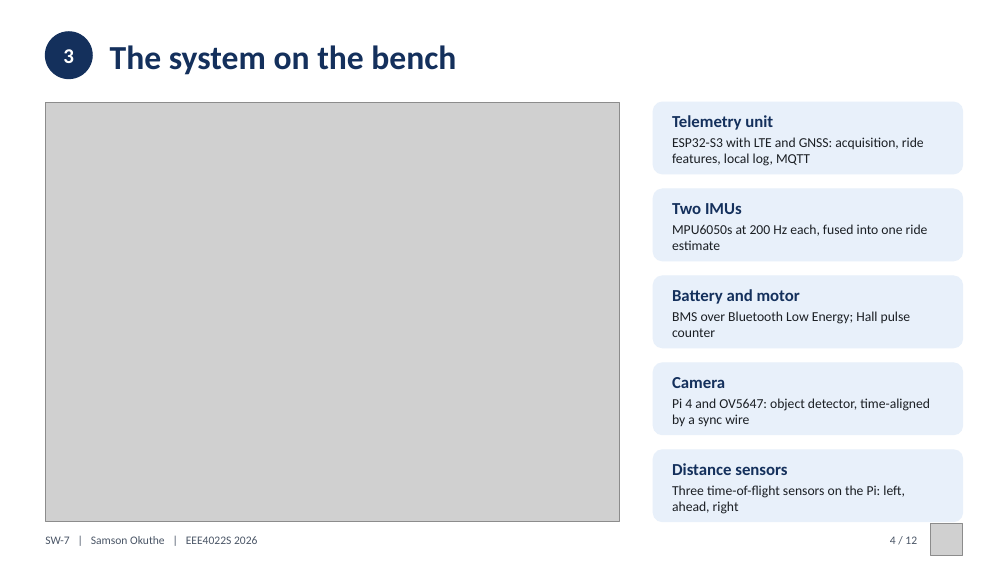
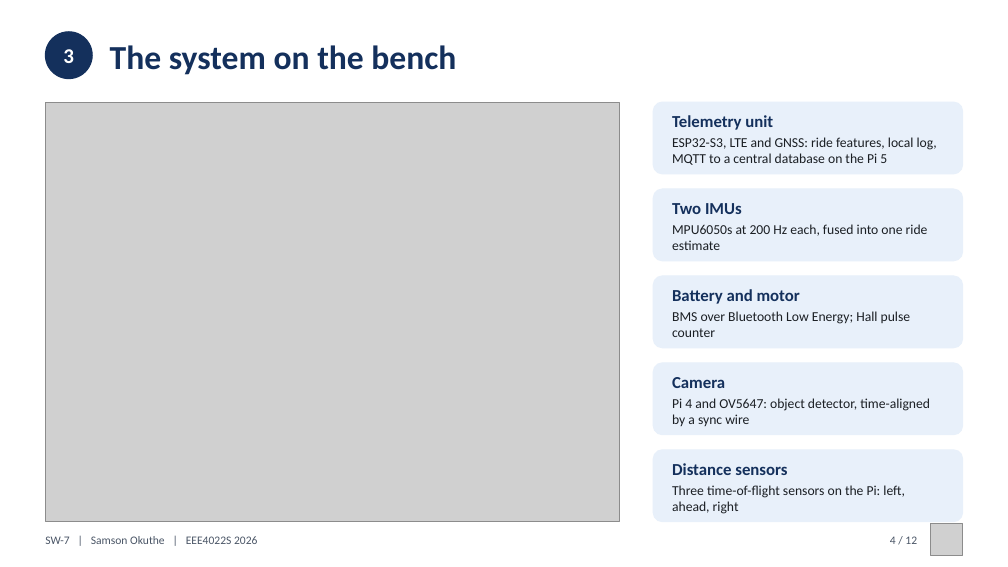
Before and after one commit to 0geder/Tukzie-HPEC-HUD, a slide deck: slide 4 of Presentation/SW7_Final_Presentation.pptx. Drawn at 1008x567 pixels with LibreOffice and Linux fonts; fonts in the diff are those of the drawing; grey boxes stand for pictures. Boxes give left, top, right and bottom in pixels: in the first picture for what was removed or moved away, otherwise in the second. Text is boxed around its words. In the diff, an @@ line names an element or a change of style, - is before the commit and + after.

```diff
--- a/Presentation/SW7_Final_Presentation.pptx
+++ b/Presentation/SW7_Final_Presentation.pptx
@@ text at [672,137,937,165]: text changed @@
-ESP32-S3 with LTE and GNSS: acquisition, ride features, local log, MQTT
+ESP32-S3, LTE and GNSS: ride features, local log, MQTT to a central database on the Pi 5
```
Also in this commit, not shown: 8 other slides changed, 1 slide added, 1 slide removed, 8 other files.
